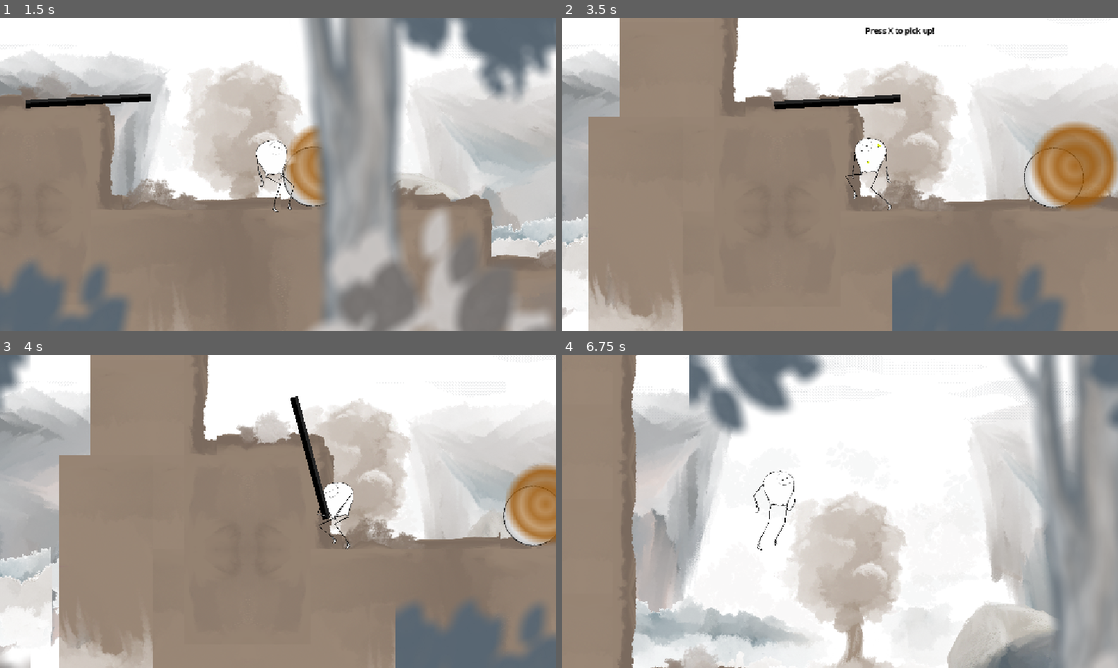
Above: before the commit, frames 1-4 (two rows, left to right).
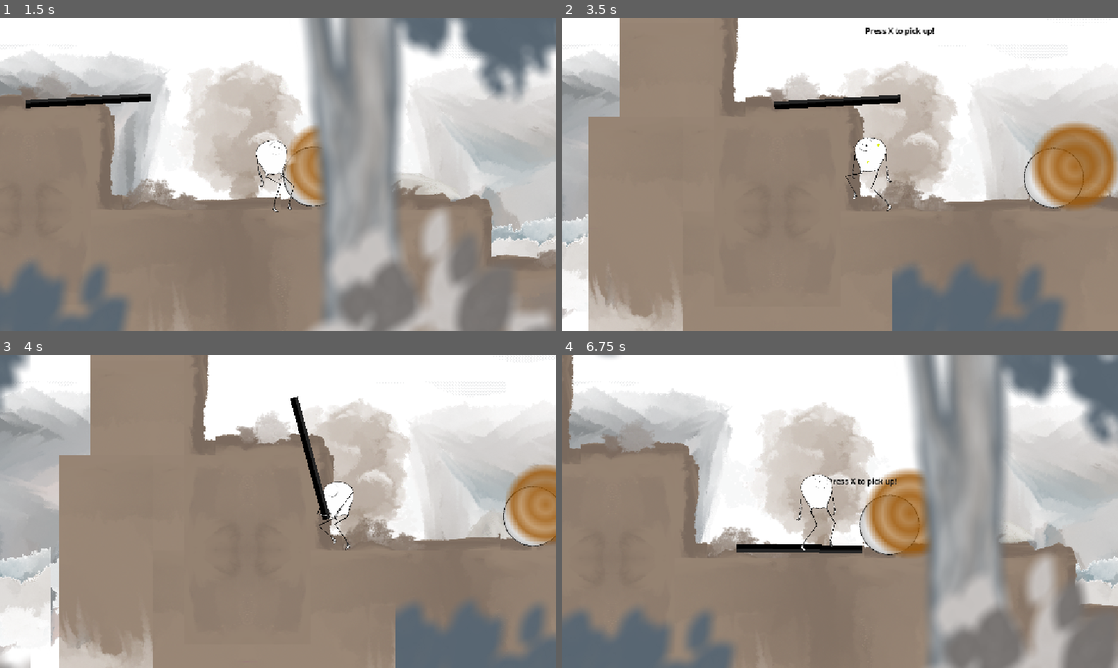
Above: after the commit, the same moments.

Repository: markguinn/wheel-of-worlds
Game: Godot game, scene res://main.tscn
Two runs of this game, one before a commit and one after it. Both use one fixed random seed, a clock stepped at 60 frames per second and the inputs below.
Inputs (mouse positions are in pixels of both pictures, inside the frame that each line leads up to):
- Up to frame 1 (1.5 s): click "Level 1" at 0.5 s; tap Enter (interact) at 1.25 s; move the mouse to (400, 158) at 1.27 s; hold Right (right) from 1.28 s (still down); hold Space (jump) from 1.28 s (still down); click (400, 158) at 1.42 s
- Up to frame 2 (3.5 s): release Right (right) at 2 s; release Space (jump) at 2 s; drag from (728, 190) to (912, 140) at 2.02 s; move the mouse to (895, 105) at 2.77 s; hold Left (left) from 2.78 s (still down); hold Space (jump) from 2.78 s (still down); tap F at 2.85 s
- Up to frame 3 (4 s): release Left (left) at 3.5 s; release Space (jump) at 3.5 s; tap X at 3.5 s; drag from (250, 574) to (511, 502) at 3.52 s
- Up to frame 4 (6.75 s): tap X every 0.75 s from 4.25 to 6.5 s; move the mouse to (1006, 558) at 4.27 s; hold Right (right) 4.28-5 s; hold Space (jump) 4.28-5 s; tap 9 at 4.35 s; drag from (673, 464) to (773, 524) at 5.02 s; move the mouse to (867, 511) at 5.77 s; hold Right (right) 5.78-6.5 s; hold Space (jump) 5.78-6.5 s; tap 1 at 5.85 s; click (867, 511) at 5.92 s; drag from (756, 433) to (728, 527) at 6.52 s

Frame 1 is identical in both runs. In frame 2, 0.3% of the frame differs, in the area x 0-95%, y 0-93%; in frame 3, 0.5%; in frame 4, 73%, in the area x 0-100%, y 0-100%.

Commit message:
Add bump up so you don't get stuck on low obstacles, but there's a chance of tripping

Diff:
--- a/actors/player/player.tscn
+++ b/actors/player/player.tscn
@@ -1405,8 +1405,10 @@
 shape = SubResource("CapsuleShape2D_8afob")
 
 [node name="NormalCollision2" type="CollisionShape2D" parent="." unique_id=1887406032]
+visible = false
 position = Vector2(0, -40)
 shape = SubResource("CapsuleShape2D_ssdk0")
+disabled = true
 
 [node name="GroundDetector" type="RayCast2D" parent="." unique_id=1984008968]
 position = Vector2(0, -40)
@@ -1426,24 +1428,6 @@
 anim_player = NodePath("../AnimationPlayer")
 
 [node name="Sprite" type="Node2D" parent="." unique_id=2112411734]
-
-[node name="GroundDetectorR" type="RayCast2D" parent="Sprite" unique_id=1920877544]
-unique_name_in_owner = true
-position = Vector2(-7, 0)
-target_position = Vector2(0, 100)
-collision_mask = 21
-
-[node name="GroundDetectorL" type="RayCast2D" parent="Sprite" unique_id=529607088]
-unique_name_in_owner = true
-position = Vector2(21, 0)
-target_position = Vector2(0, 100)
-collision_mask = 21
-
-[node name="WallDetector" type="RayCast2D" parent="Sprite" unique_id=1273289105]
-unique_name_in_owner = true
-position = Vector2(0, -45)
-target_position = Vector2(45, 0)
-collision_mask = 21
 
 [node name="Skeleton2D" type="Skeleton2D" parent="Sprite" unique_id=1146146976]
 unique_name_in_owner = true
@@ -1900,6 +1884,38 @@
 position = Vector2(-3, -3)
 shape = SubResource("CapsuleShape2D_6p1w3")
 
+[node name="Rays" type="Node2D" parent="Sprite" unique_id=37252186]
+
+[node name="GroundDetectorR" type="RayCast2D" parent="Sprite/Rays" unique_id=1920877544]
+unique_name_in_owner = true
+position = Vector2(-7, 0)
+target_position = Vector2(0, 100)
+collision_mask = 21
+
+[node name="GroundDetectorL" type="RayCast2D" parent="Sprite/Rays" unique_id=529607088]
+unique_name_in_owner = true
+position = Vector2(21, 0)
+target_position = Vector2(0, 100)
+collision_mask = 21
+
+[node name="WallDetector" type="RayCast2D" parent="Sprite/Rays" unique_id=1273289105]
+unique_name_in_owner = true
+position = Vector2(0, -45)
+target_position = Vector2(45, 0)
+collision_mask = 21
+
+[node name="FootWallRay" type="RayCast2D" parent="Sprite/Rays" unique_id=1139127553]
+unique_name_in_owner = true
+position = Vector2(0, 60)
+target_position = Vector2(30, 0)
+collision_mask = 21
+
+[node name="ShinWallRay" type="RayCast2D" parent="Sprite/Rays" unique_id=453500696]
+unique_name_in_owner = true
+position = Vector2(0, 30)
+target_position = Vector2(30, 0)
+collision_mask = 21
+
 [node name="StateMachine" type="Node" parent="." unique_id=425844762]
 script = ExtResource("7_a744p")
 metadata/_custom_type_script = "uid://vmdvty45rk5y"
--- a/actors/player/player_sfx.gd
+++ b/actors/player/player_sfx.gd
@@ -24,3 +24,7 @@
 
 func play_ragdoll_impact() -> void:
 	$Ouch.play()
+
+
+func play_tripped() -> void:
+	pass
--- a/actors/player/states/base_player_state.gd
+++ b/actors/player/states/base_player_state.gd
@@ -2,6 +2,8 @@
 extends StateNode
 
 const CAMERA_HORIZONTAL_OFFSET = 1.2
+const TRIP_ROLL_DC = 0.1 # when you hit a low ledge, this is the probability you'll trip into ragdoll
+const TRIP_ROLL_DEBOUNCE = 2000
 
 const WALK_ACCEL = 0.2
 const TURNING_ACCEL = 0.1
@@ -23,6 +25,8 @@
 
 var player: Player
 
+@onready var foot_ray: RayCast2D = %FootWallRay
+@onready var shin_ray: RayCast2D = %ShinWallRay
 @onready var wall_detector: RayCast2D = %WallDetector
 @onready var ground_detector_r: RayCast2D = %GroundDetectorR
 @onready var animated_leg_r: Marker2D = %GuidePoints/AnimatedLegR
@@ -88,9 +92,26 @@
 		machine.get_state("Ragdoll").temporary_ragdoll(wall_bounce_ms, torso_velocity)
 
 
-func _move_and_slide(_delta: float) -> void:
+func _move_and_slide(delta: float) -> void:
 	var v := player.velocity
 	if player.move_and_slide():
+		# bump up a little bit if you just hit a low ledge, but add a slight risk of tripping
+		if foot_ray.is_colliding() and not shin_ray.is_colliding():
+			player.velocity = v
+			if not GameManager.rate_limit(TRIP_ROLL_DEBOUNCE, "player_trip_roll"):
+				var trip_roll := randf()
+				Log.debug(self, "rolled trip save", trip_roll)
+				if trip_roll <= TRIP_ROLL_DC:
+					Log.info(self, "failed trip save", trip_roll)
+					%SFX.play_tripped()
+					machine.transition_by_name("Ragdoll")
+			else:
+				player.position.y -= 100.0 * delta
+				# if we don't do this ugly special case, you can get stuck in a jump up there
+				# because your velocity is instantly 0
+				if name == "Jump":
+					machine.transition_by_name("Walk")
+
 		# TODO: this is ugly. replace it with a more flexible system
 		# I tried a bunch of things here and they were all glitch and less fun than the original
 		for i in range(player.get_slide_collision_count()):
